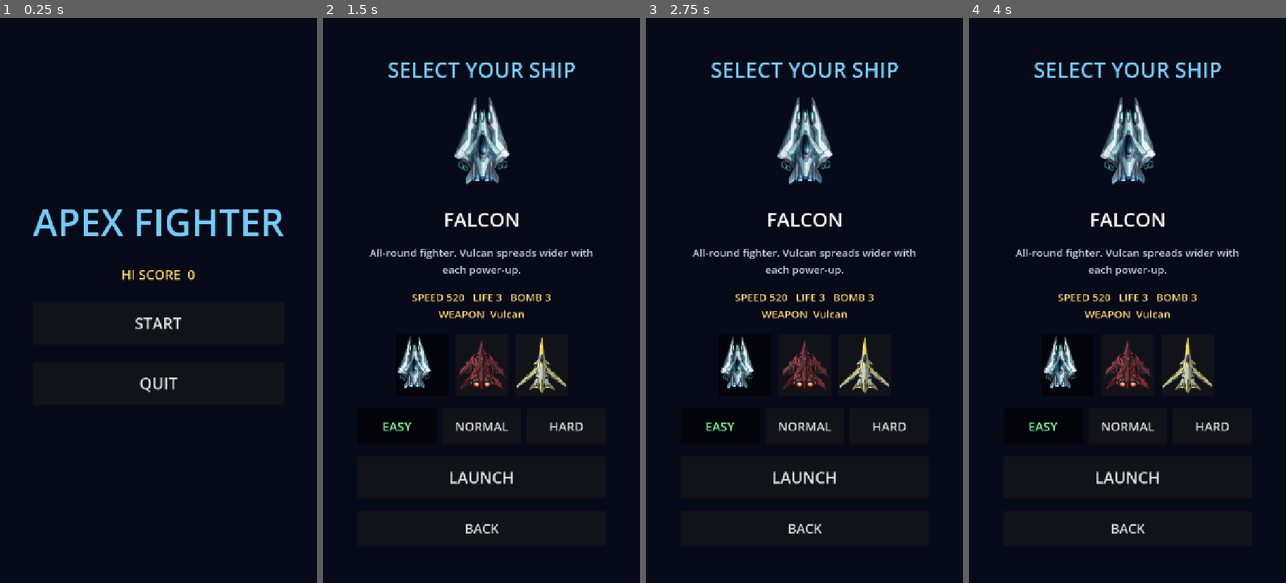
Above: before the commit, frames 1-4 (left to right).
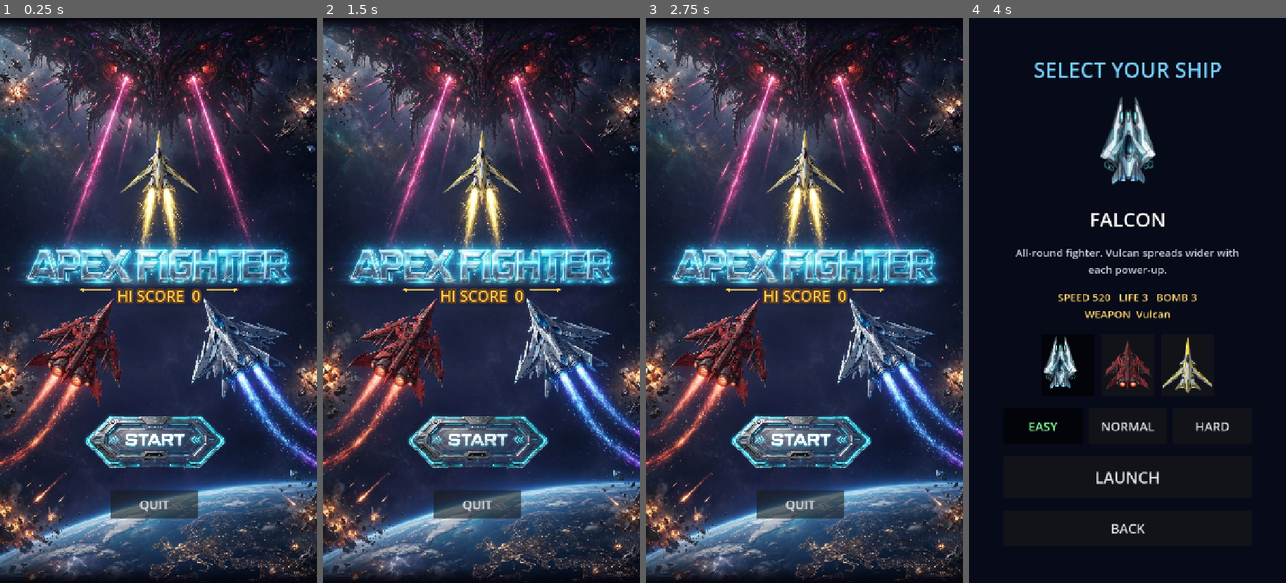
Above: after the commit, the same moments.

Repository: apsmkimo/Apex-Fighter
Game: Godot game, scene res://src/ui/menus/title_screen.tscn
The game is run twice, just before and just after one commit, with the same random seed, the same clock (stepped at 60 frames per second) and the same inputs.
Inputs (mouse positions are in pixels of both pictures, inside the frame that each line leads up to):
- Up to frame 1 (0.25 s): no input
- Up to frame 2 (1.5 s): click (481, 323) at 0.5 s, where only the run before the commit has a clickable "START"; click (395, 424) at 1.25 s, where only the run before the commit has a clickable "EASY"
- Up to frame 3 (2.75 s): click (718, 424) at 2 s, where only the run before the commit has a clickable "EASY"
- Up to frame 4 (4 s): click (1127, 424) at 2.75 s, where only the run before the commit has a clickable "NORMAL"; click "EASY" at 3.5 s

The runs differ from the first frame. In frame 1, 81% of the frame differs, in the area x 0-100%, y 0-100%; in frame 2, 81%; in frame 3, 81%; in frame 4, nothing differs.

Commit message:
標題畫面改用設計稿：整張背景圖（含標題）、金色 HI SCORE、START 圖片按鈕，畫布等比縮放對齊 [skip ci]

Diff:
--- a/src/ui/menus/title_screen.gd
+++ b/src/ui/menus/title_screen.gd
@@ -1,19 +1,135 @@
 extends Control
-## 標題畫面。
+## 標題畫面：整張背景圖（含 APEX FIGHTER 標題）＋ HI SCORE ＋ START 圖片按鈕。
+## 所有元件放在一塊 720x1280 的「畫布」上，依螢幕比例等比放大到蓋滿，
+## 這樣不論手機長寬比，按鈕都會對齊背景圖上設計好的位置。
+
+const DESIGN := Vector2(720, 1280)
+const BG := preload("res://assets/ui/title_bg.jpg")
+const BTN_START := preload("res://assets/ui/btn_start.png")
+## 按鈕在設計稿（720x1280）上的中心與寬度
+const START_CENTER := Vector2(350, 959)
+const START_WIDTH := 325.0
+const HISCORE_Y := 630.0
+
+var _canvas: Control
+var _start: TextureButton
+var _t := 0.0
 
 
 func _ready() -> void:
-	UiKit.background(self)
-	var col := UiKit.centered_column(self, 40)
-	col.add_child(UiKit.label("APEX FIGHTER", 84, UiKit.ACCENT))
-	col.add_child(UiKit.label("HI SCORE  %d" % GameManager.hi_score, 30, Color(1, 0.85, 0.4)))
-	var start := UiKit.button("START")
-	start.pressed.connect(GameManager.goto_ship_select)
-	col.add_child(start)
+	# 畫布外露出的部分（極長或極寬的螢幕）用深色填滿
+	var fill := ColorRect.new()
+	fill.color = Color(0.02, 0.02, 0.06)
+	fill.set_anchors_and_offsets_preset(Control.PRESET_FULL_RECT)
+	add_child(fill)
+
+	_canvas = Control.new()
+	_canvas.size = DESIGN
+	_canvas.mouse_filter = Control.MOUSE_FILTER_IGNORE
+	add_child(_canvas)
+
+	var bg := TextureRect.new()
+	bg.texture = BG
+	bg.expand_mode = TextureRect.EXPAND_IGNORE_SIZE
+	bg.stretch_mode = TextureRect.STRETCH_SCALE
+	bg.size = DESIGN
+	bg.mouse_filter = Control.MOUSE_FILTER_IGNORE
+	_canvas.add_child(bg)
+	# 上下邊緣淡出，接到外面的填色
+	for top in [true, false]:
+		var g := Gradient.new()
+		g.set_color(0, Color(0.02, 0.02, 0.06, 1.0 if top else 0.0))
+		g.set_color(1, Color(0.02, 0.02, 0.06, 0.0 if top else 1.0))
+		var gt := GradientTexture2D.new()
+		gt.gradient = g
+		gt.fill_from = Vector2(0, 0)
+		gt.fill_to = Vector2(0, 1)
+		var edge := TextureRect.new()
+		edge.texture = gt
+		edge.expand_mode = TextureRect.EXPAND_IGNORE_SIZE
+		edge.size = Vector2(DESIGN.x, 40)
+		edge.position = Vector2(0, 0 if top else DESIGN.y - 40)
+		edge.mouse_filter = Control.MOUSE_FILTER_IGNORE
+		_canvas.add_child(edge)
+
+	_canvas.add_child(_make_hiscore())
+
+	_start = TextureButton.new()
+	_start.texture_normal = BTN_START
+	_start.ignore_texture_size = true
+	_start.stretch_mode = TextureButton.STRETCH_KEEP_ASPECT_CENTERED
+	var h := START_WIDTH * BTN_START.get_height() / BTN_START.get_width()
+	_start.size = Vector2(START_WIDTH, h)
+	_start.position = START_CENTER - _start.size / 2.0
+	_start.pivot_offset = _start.size / 2.0
+	_start.focus_mode = Control.FOCUS_NONE
+	_start.button_down.connect(func(): _start.scale = Vector2.ONE * 0.94)
+	_start.button_up.connect(func(): _start.scale = Vector2.ONE)
+	_start.pressed.connect(GameManager.goto_ship_select)
+	_canvas.add_child(_start)
+
 	if OS.get_name() != "Android" and OS.get_name() != "iOS":
-		var quit := UiKit.button("QUIT")
+		var quit := UiKit.button("QUIT", 28, Vector2(200, 64))
+		quit.position = Vector2(START_CENTER.x - 100, START_CENTER.y + 110)
 		quit.pressed.connect(get_tree().quit)
-		col.add_child(quit)
+		_canvas.add_child(quit)
+
+	resized.connect(_fit)
+	_fit()
+
+
+## HI SCORE：金色字＋左右裝飾線，仿設計稿
+func _make_hiscore() -> Control:
+	var row := HBoxContainer.new()
+	row.alignment = BoxContainer.ALIGNMENT_CENTER
+	row.add_theme_constant_override(&"separation", 14)
+	row.mouse_filter = Control.MOUSE_FILTER_IGNORE
+	var gold := Color(1.0, 0.82, 0.35)
+	row.add_child(_ornament(gold, false))
+	var l := UiKit.label("HI SCORE  %d" % GameManager.hi_score, 34, gold)
+	l.add_theme_color_override(&"font_outline_color", Color(0.25, 0.12, 0.0, 0.9))
+	l.add_theme_constant_override(&"outline_size", 8)
+	l.add_theme_color_override(&"font_shadow_color", Color(1.0, 0.6, 0.1, 0.45))
+	l.add_theme_constant_override(&"shadow_outline_size", 14)
+	l.add_theme_constant_override(&"shadow_offset_x", 0)
+	l.add_theme_constant_override(&"shadow_offset_y", 0)
+	row.add_child(l)
+	row.add_child(_ornament(gold, true))
+	row.size = Vector2(DESIGN.x, 50)
+	row.position = Vector2(0, HISCORE_Y - 25)
+	return row
+
+
+## 一段裝飾線：細線＋菱形端點
+func _ornament(c: Color, flip: bool) -> Control:
+	var o := Control.new()
+	o.custom_minimum_size = Vector2(70, 20)
+	o.mouse_filter = Control.MOUSE_FILTER_IGNORE
+	o.draw.connect(func():
+		var y := 10.0
+		var tip := 0.0 if not flip else 70.0
+		var end := 70.0 if not flip else 0.0
+		o.draw_line(Vector2(tip, y), Vector2(end, y), Color(c.r, c.g, c.b, 0.85), 2.0, true)
+		var d := tip + (6.0 if not flip else -6.0)
+		o.draw_colored_polygon(PackedVector2Array([
+			Vector2(d - 5, y), Vector2(d, y - 5), Vector2(d + 5, y), Vector2(d, y + 5)]), c))
+	return o
+
+
+## 畫布等比放大並置中。盡量蓋滿螢幕，但左右最多只裁約 5%，避免標題被切到；
+## 超長螢幕上下多出來的部分，用背景色＋漸層接起來。
+func _fit() -> void:
+	var s := minf(maxf(size.x / DESIGN.x, size.y / DESIGN.y), size.x / DESIGN.x * 1.1)
+	_canvas.scale = Vector2(s, s)
+	_canvas.position = (size - DESIGN * s) / 2.0
+
+
+func _process(delta: float) -> void:
+	# START 按鈕微微呼吸發光
+	_t += delta
+	if _start and not _start.is_pressed():
+		var k := 1.0 + 0.12 * (0.5 + 0.5 * sin(_t * 3.0))
+		_start.modulate = Color(k, k, k)
 
 
 func _notification(what: int) -> void:
Binary file added: assets/ui/btn_start.png
Not shown, added: assets/ui/btn_start.png.import
Binary file added: assets/ui/title_bg.jpg
Not shown, added: assets/ui/title_bg.jpg.import
Binary file added: docs/concept/title_mockup.jpg
Not shown, added: docs/concept/title_mockup.jpg.import
